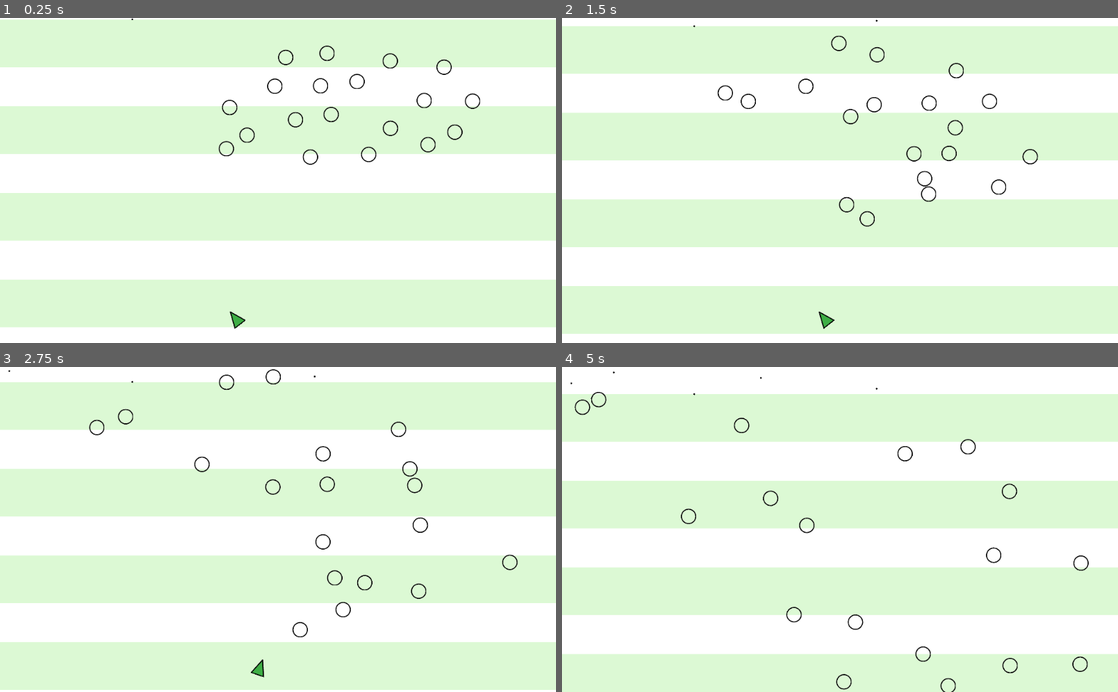
Above: before the commit, frames 1-4 (two rows, left to right).
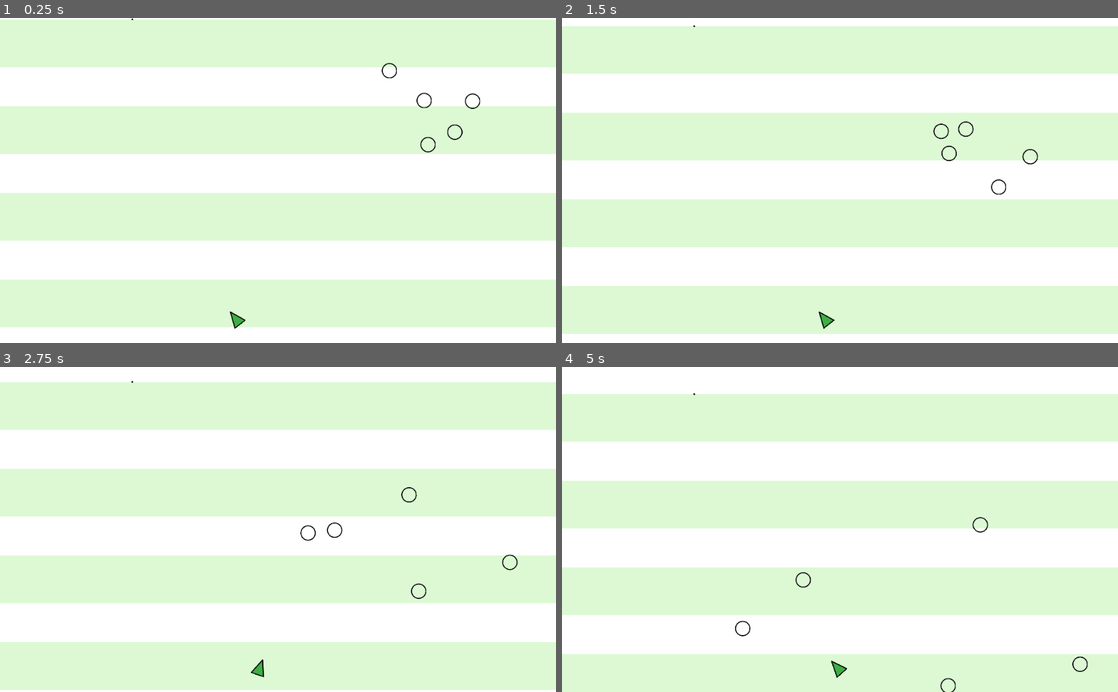
Above: after the commit, the same moments.

Repository: danieljohnson2/Shooty
Game: Godot game, scene res://Game.tscn
Same seed, same stepped clock (60 frames per second), same inputs: the game is played once before the commit and once after it.
Inputs (mouse positions are in pixels of both pictures, inside the frame that each line leads up to):
- Up to frame 1 (0.25 s): no input
- Up to frame 2 (1.5 s): move the mouse to (962, 164) at 0.52 s; move the mouse to (728, 196) at 1.27 s
- Up to frame 3 (2.75 s): move the mouse to (333, 458) at 2.02 s
- Up to frame 4 (5 s): move the mouse to (812, 594) at 2.77 s; move the mouse to (1006, 578) at 3.52 s; move the mouse to (673, 480) at 4.27 s

The runs differ from the first frame. In frame 1, 0.6% of the frame differs, in the area x 39-82%, y 8-46%; in frame 2, 0.7%; in frame 3, 0.8%; in frame 4, 0.9%, in the area x 1-95%, y 1-100%.

Commit message:
Generate holes where lines intersect

Diff:
--- a/Bullet.gd
+++ b/Bullet.gd
@@ -2,7 +2,8 @@
 
 var movement = Vector2(0, 0)
 var holeTemplate = preload("res://Hole.tscn")
-var start_position = Vector2(0, 0)
+export var start_position = Vector2(0, 0)
+var already_intersected = []
 
 func shoot_at(global_target, shooter, offset, speed):
 	# Adds this bullet to the scene with rotation, position and speed
@@ -24,6 +25,17 @@
 	start_position.y += $"../Background".speed * delta
 	update()
 
+	for n in self.get_tree().get_nodes_in_group("Bullet"):
+		if n != self and not n in already_intersected:
+			var inter = Geometry.segment_intersects_segment_2d(
+			    start_position, self.global_position,
+				n.start_position, n.global_position)
+			if inter != null:
+				already_intersected.append(n)
+				var hole = holeTemplate.instance()
+				hole.global_position = inter
+				self.get_parent().add_child(hole)
+
 func _on_Bullet_body_entered(body):
 	# Destroy what the bullet hits and the bullet
 	body.queue_free()
--- a/Game.gd
+++ b/Game.gd
@@ -1,7 +1,7 @@
 extends Node2D
 
 var spawn_delay = 0
-export var spawn_time = 1
+export var spawn_time = 150
 
 onready var matrixDotTemplate = preload("res://MatrixDot.tscn")
 
--- a/Game.tscn
+++ b/Game.tscn
@@ -40,84 +40,42 @@
 [node name="CollisionPolygon2D" type="CollisionPolygon2D" parent="Player"]
 polygon = PoolVector2Array( -11.7374, 14.0657, 0.0790329, -13.4413, 11.7017, 13.872 )
 
-[node name="Enemy 8" parent="." instance=ExtResource( 6 )]
-position = Vector2( 823.274, 78.7022 )
-
-[node name="Enemy 10" parent="." instance=ExtResource( 6 )]
+[node name="Enemy 1" parent="." instance=ExtResource( 6 )]
 position = Vector2( 716.961, 75.7762 )
-
-[node name="Enemy 15" parent="." instance=ExtResource( 6 )]
-position = Vector2( 619.426, 68.4611 )
-
-[node name="Enemy 17" parent="." instance=ExtResource( 6 )]
-position = Vector2( 540.423, 62.609 )
 
 [node name="Enemy 2" parent="." instance=ExtResource( 6 )]
 position = Vector2( 893.079, 134.673 )
 
-[node name="Enemy 5" parent="." instance=ExtResource( 6 )]
-position = Vector2( 777.988, 129.308 )
-
-[node name="Enemy 11" parent="." instance=ExtResource( 6 )]
-position = Vector2( 671.675, 126.382 )
-
-[node name="Enemy 14" parent="." instance=ExtResource( 6 )]
-position = Vector2( 574.14, 119.067 )
-
-[node name="Enemy 19" parent="." instance=ExtResource( 6 )]
-position = Vector2( 495.137, 113.215 )
-
 [node name="Enemy 3" parent="." instance=ExtResource( 6 )]
 position = Vector2( 843.581, 191.463 )
-
-[node name="Enemy 6" parent="." instance=ExtResource( 6 )]
-position = Vector2( 728.49, 186.099 )
-
-[node name="Enemy 12" parent="." instance=ExtResource( 6 )]
-position = Vector2( 622.177, 183.173 )
-
-[node name="Enemy 13" parent="." instance=ExtResource( 6 )]
-position = Vector2( 524.642, 175.857 )
-
-[node name="Enemy 20" parent="." instance=ExtResource( 6 )]
-position = Vector2( 445.639, 170.005 )
 
 [node name="Enemy 4" parent="." instance=ExtResource( 6 )]
 position = Vector2( 794.56, 243.366 )
 
-[node name="Enemy 7" parent="." instance=ExtResource( 6 )]
-position = Vector2( 679.469, 238.001 )
+[node name="Enemy 5" parent="." instance=ExtResource( 6 )]
+position = Vector2( 777.988, 129.308 )
 
-[node name="Enemy 9" parent="." instance=ExtResource( 6 )]
-position = Vector2( 573.156, 235.075 )
-
-[node name="Enemy 16" parent="." instance=ExtResource( 6 )]
-position = Vector2( 475.621, 227.76 )
-
-[node name="Enemy 18" parent="." instance=ExtResource( 6 )]
-position = Vector2( 396.617, 221.908 )
-
-[node name="EnemyCollisionBoundaries" type="RigidBody2D" parent="."]
+[node name="Borders" type="RigidBody2D" parent="."]
 scale = Vector2( 8, 8 )
 mode = 3
 gravity_scale = 0.0
 
-[node name="CollisionShape2D" type="CollisionShape2D" parent="EnemyCollisionBoundaries"]
+[node name="CollisionShape2D" type="CollisionShape2D" parent="Borders"]
 position = Vector2( -89.85, 49.3384 )
 scale = Vector2( 0.125, 0.125 )
 shape = SubResource( 1 )
 
-[node name="CollisionShape2D2" type="CollisionShape2D" parent="EnemyCollisionBoundaries"]
+[node name="CollisionShape2D2" type="CollisionShape2D" parent="Borders"]
 position = Vector2( 218.848, 43.2346 )
 scale = Vector2( 0.125, 0.125 )
 shape = SubResource( 1 )
 
-[node name="CollisionShape2D3" type="CollisionShape2D" parent="EnemyCollisionBoundaries"]
+[node name="CollisionShape2D3" type="CollisionShape2D" parent="Borders"]
 position = Vector2( 59.6016, 165.787 )
 scale = Vector2( 0.125, 0.125 )
 shape = SubResource( 1 )
 
-[node name="CollisionShape2D4" type="CollisionShape2D" parent="EnemyCollisionBoundaries"]
+[node name="CollisionShape2D4" type="CollisionShape2D" parent="Borders"]
 position = Vector2( 68.1665, -113.419 )
 scale = Vector2( 0.125, 0.125 )
 shape = SubResource( 1 )
